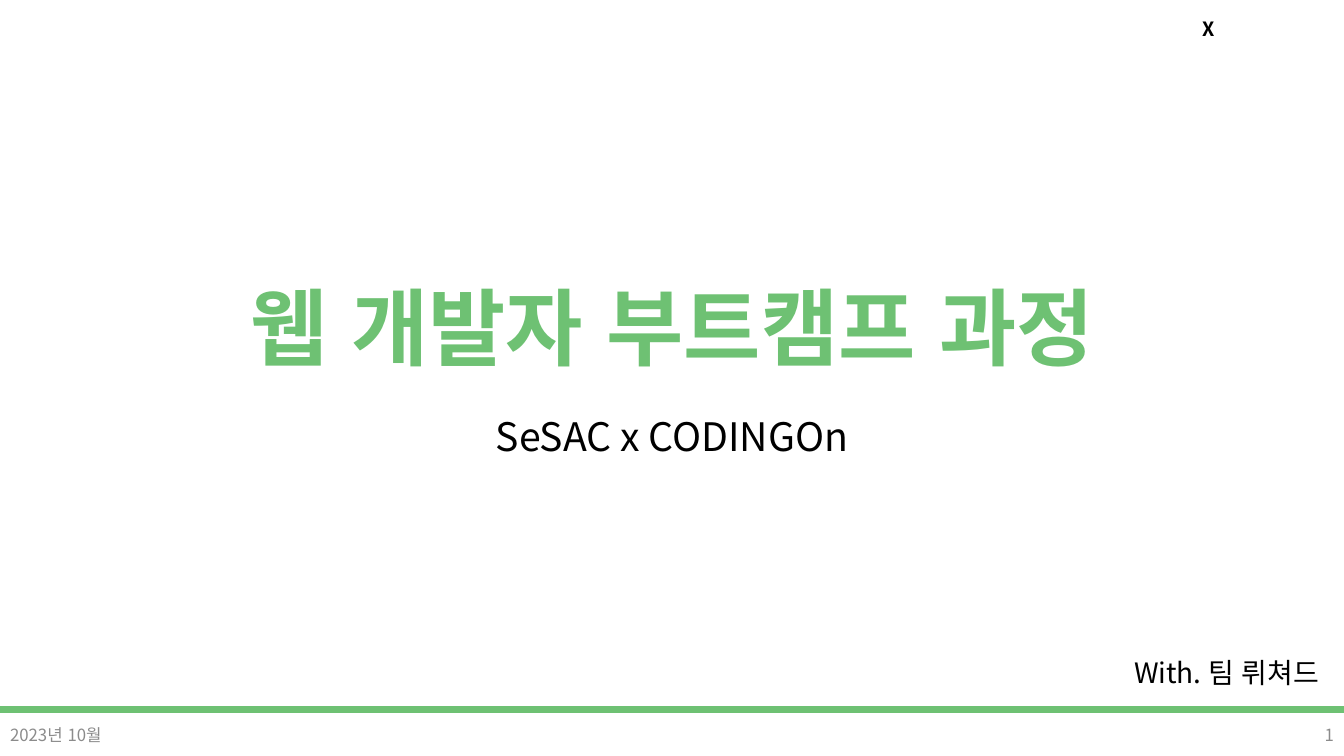
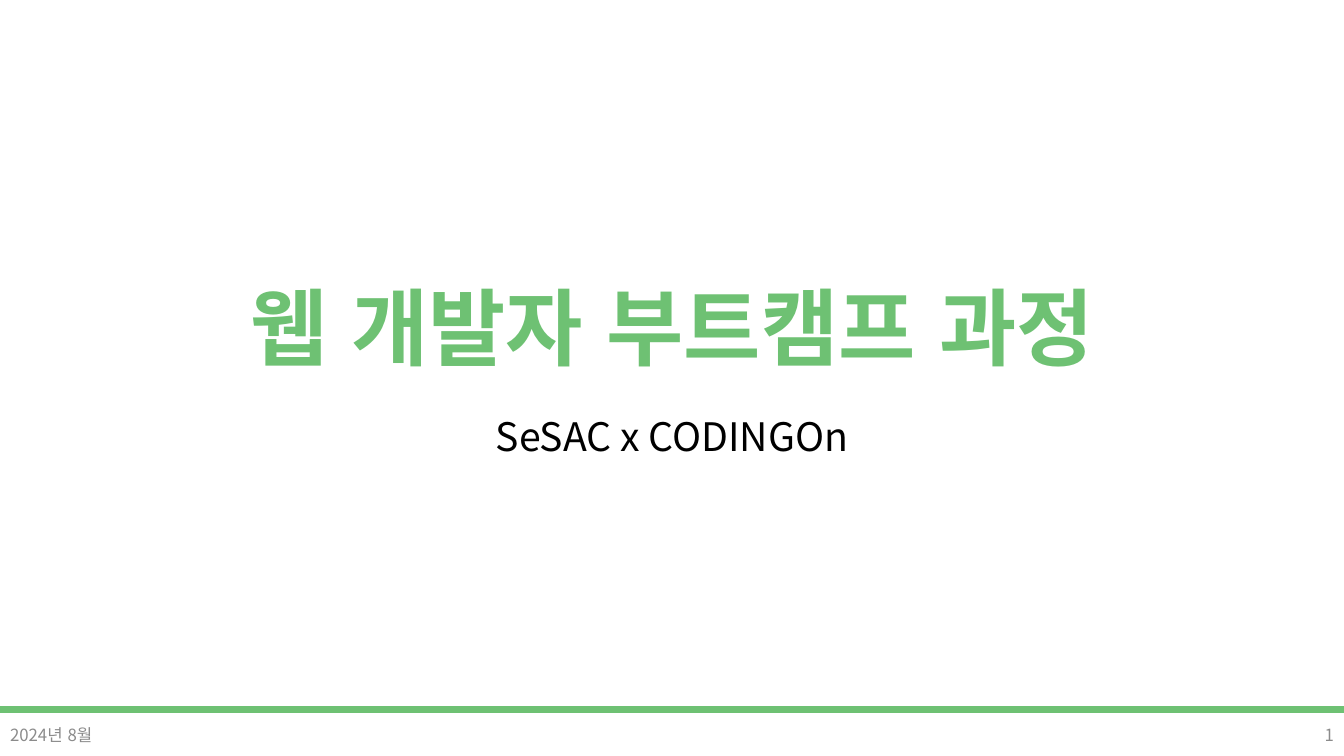
Before and after one commit to DevDamon0527/SeSAC_Yeongdeungpo_Campus_6th, a slide deck: slide 1 of material/[SeSAC_YDP_6] 26_React_map_filter.pptx. Drawn at 1344x756 pixels with LibreOffice and Linux fonts; fonts in the diff are those of the drawing; background and template pictures are left out. Boxes give left, top, right and bottom in pixels: in the first picture for what was removed or moved away, otherwise in the second. Text is boxed around its words. In the diff, an @@ line names an element or a change of style, - is before the commit and + after.

```diff
--- a/material/[SeSAC_YDP_6] 26_React_map_filter.pptx
+++ b/material/[SeSAC_YDP_6] 26_React_map_filter.pptx
@@ text removed at (1202,21,1214,36) @@
-X
@@ text removed at (1134,659,1319,686) @@
-With. 팀 뤼쳐드
@@ text at (10,727,93,742): text changed @@
-2023년 10월
+2024년 8월
```
Also in this commit, not shown: 16 other slides changed, 1 slide added, 3 slides removed, 4 other files.
